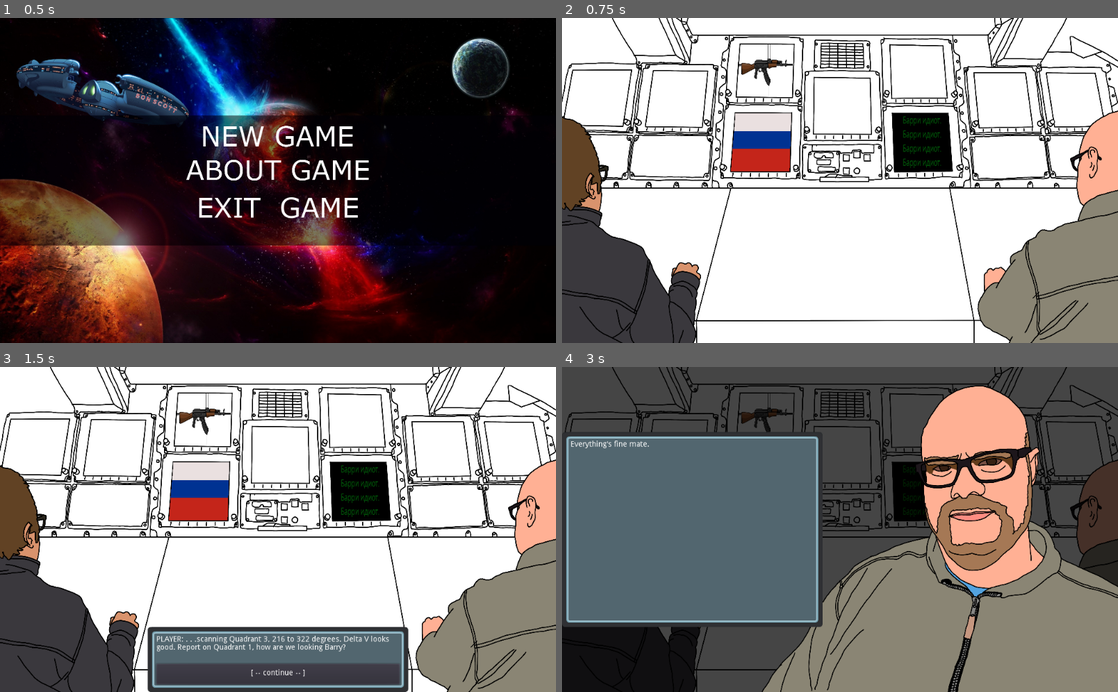
Above: before the commit, frames 1-4 (two rows, left to right).
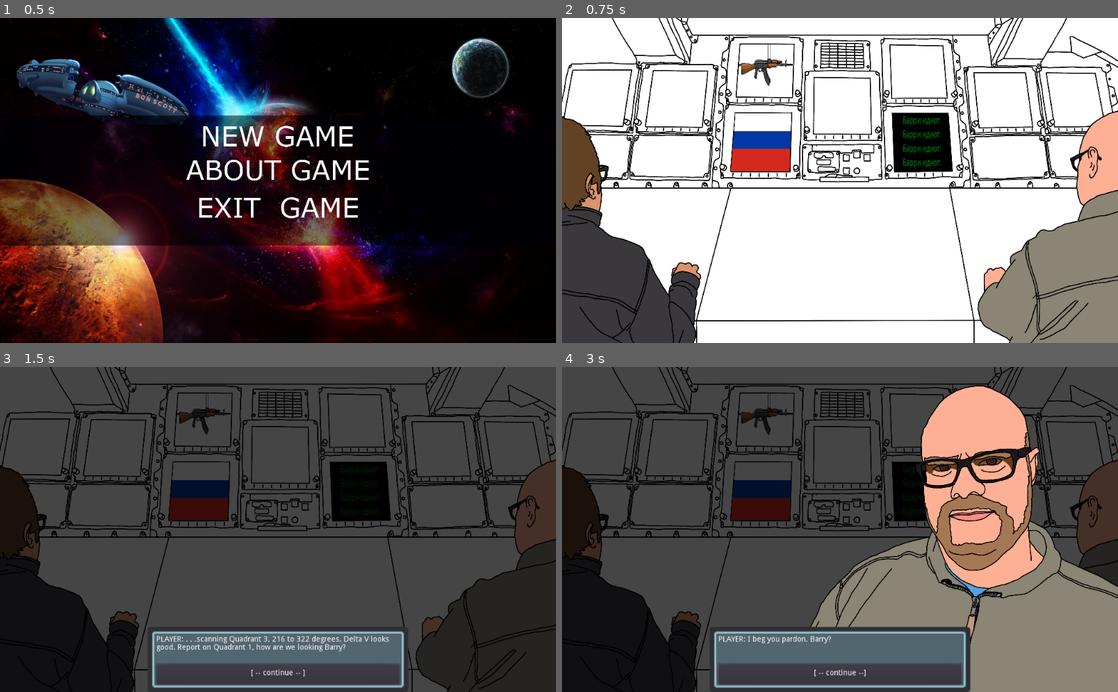
Above: after the commit, the same moments.

Repository: s3775599/BITS-clone
Game: Godot game, scene res://Scenes/Title.tscn
Two runs of this game, one before a commit and one after it. Both use one fixed random seed, a clock stepped at 60 frames per second and the inputs below.
Inputs (mouse positions are in pixels of both pictures, inside the frame that each line leads up to):
- Up to frame 1 (0.5 s): no input
- Up to frame 2 (0.75 s): tap Enter at 0.5 s; move the mouse to (840, 138) at 0.52 s; hold Right (ui_right) from 0.53 s (still down); click (840, 138) at 0.67 s
- Up to frame 3 (1.5 s): tap Space at 1.25 s; move the mouse to (278, 529) at 1.27 s; release Right (ui_right) at 1.28 s; hold Down (ui_down) from 1.28 s (still down); click (278, 529) at 1.42 s
- Up to frame 4 (3 s): release Down (ui_down) at 2 s; click "[ -- continue -- ]" at 2 s; click "[ -- continue -- ]" at 2.75 s

Frame 1 is identical in both runs. In frame 2, 0.8% of the frame differs, in the area x 31-68%, y 13-47%; in frame 3, 85%, in the area x 0-100%, y 0-100%; in frame 4, 35%.
Error before the commit: Invalid get index '0' (on base: 'Nil'). (res://DialoguePopup.gd:13)

Commit message:
Intro dialogue system working

Diff:
--- a/NightwatchDialogueSystem/IntroDialogue.gd
+++ b/NightwatchDialogueSystem/IntroDialogue.gd
@@ -1,30 +1,70 @@
 extends Node
-
-var barry_close = false
-var john_close = false
-
-
-func _process(delta):
-	if john_close or barry_close:
-		$BackgroundArea/BackgroundSprite.set_modulate(Color('464646'))
-		$BackgroundArea/BarryConsole/BarryConsoleSprite.set_modulate(Color('464646'))
-		$BackgroundArea/JohnConsole/JohnConsoleSprite.set_modulate(Color('464646'))
-
+onready var main_script = get_node("/root/Main")
+onready var player_popup = get_node("/root/Main/CanvasLayer/PlayerPopup")
+onready var barry_popup = get_node("/root/Main/CanvasLayer/BarryPopup")
+onready var john_popup = get_node("/root/Main/CanvasLayer/JohnPopup")
+onready var barry_anim = get_node("/root/Main/BackgroundArea/BarryClose/AnimationPlayer")
+onready var john_anim = get_node("/root/Main/BackgroundArea/JohnClose/AnimationPlayer")
 
 func intro_dialogues(id):
 	match id:
-		"1":
-			return [["PLAYER: . . .scanning Quadrant 3, 216 to 322 degrees. Delta V looks good. Report on Quadrant 1, how are we looking Barry?", "[ -- continue -- ]"], ["0", "2"]]
-		"2":
-			return [["Everything's fine mate.", "[ -- continue -- ]"], ["0", "3"]]
+		"i1":
+			return [["PLAYER: . . .scanning Quadrant 3, 216 to 322 degrees. Delta V looks good. Report on Quadrant 1, how are we looking Barry?", "[ -- continue -- ]"], ["0", "i2"]]
+		"i2":
+			return [["Everything's fine mate.", "[ -- continue -- ]"], ["0", "i3"]]
+		"i3":
+			return [["PLAYER: I beg you pardon, Barry?", "[ -- continue --]"], ["0", "i4"]]
+		"i4":
+			return [["All good.", "[ -- continue --]"], ["0", "i5"]]
+		"i5":
+			return [["PLAYER: Barry, I know we've been out here a long time but that doesn't give you license to drop protocol whenever you feel like it. Got it?", "[ -- continue -- ]"], ["0", "i6"]]
+		"i6":
+			return [["{sigh} Yes [i]SIR[/i] Lieutenant [i]SIR[/i] sorry [i]SIR[/i].", "[ -- continue -- ]"], ["0", "i7"]]
+		"i7":
+			return [["Systems report, John?", "[ -- continue -- ]"], ["0", "i8"]]
+		"i8":
+			return [["It's fine, it's whatever.", "[ -- continue -- ]"], ["0", "i9"]]
+
+func intro_sequence(button_id):
+	intro_dialogues(button_id)
+	match button_id:
+		"i2":
+			barry_anim.play('BarryCloseSlideIn')
+			player_to_barry(button_id)
+		"i3":
+			barry_to_player(button_id)
+		"i4":
+			player_to_barry(button_id)
+		"i5":
+			barry_to_player(button_id)
+		"i6":
+			player_to_barry(button_id)
+		"i7":
+			barry_anim.play('BarryCloseSlideOut')
+			barry_to_player(button_id)
+		"i8":
+			john_anim.play('JohnCloseSlideIn')
+			player_to_john(button_id)
 
 
-func intro_sequence(button_id):
-	match button_id:
-			"2":
-				$CanvasLayer/PlayerPopup.hide()
-				$BackgroundArea/BarryClose/AnimationPlayer.play('BarryCloseSlideIn')
-				barry_close = true
-#				can_click = false
-				$CanvasLayer/BarryPopup.show()
-				intro_dialogues(button_id)
+func player_to_barry(button_id):
+	player_popup.hide()
+	barry_popup.show()
+	barry_popup.set_text(intro_dialogues(button_id))
+
+
+func player_to_john(button_id):
+	player_popup.hide()
+	john_popup.show()
+	john_popup.set_text(intro_dialogues(button_id))
+
+
+func barry_to_player(button_id):
+	barry_popup.hide()
+	player_popup.show()
+	player_popup.set_text(intro_dialogues(button_id))
+
+func john_to_player(button_id):
+	john_popup.hide()
+	player_popup.show()
+	player_popup.set_text(intro_dialogues(button_id))
--- a/NightwatchDialogueSystem/Scenes/Main.gd
+++ b/NightwatchDialogueSystem/Scenes/Main.gd
@@ -3,13 +3,16 @@
 var can_click = true
 var john_close = false
 var barry_close = false
+var player_close = false
 onready var intro_dialogue = get_node("IntroDialogue")
 onready var john_dialogue = get_node("JohnDialogue")
 onready var barry_dialogue = get_node("BarryDialogue")
 
 func _process(delta):
-	if john_close or barry_close:
+	if john_close or barry_close or player_close:
 		darken_background()
+	else:
+		normalise_background()
 
 
 func _input(event):
@@ -19,7 +22,7 @@
 		$BackgroundArea/BarryConsole/AnimationPlayer.play('BarryConsoleFastIn')
 	if Input.is_action_just_pressed("ui_down"):
 		intro()
-	if john_close or barry_close:
+	if john_close or barry_close or player_close:
 		can_click = false
 
 
@@ -50,18 +53,15 @@
 func _on_JohnConsole_input_event(viewport, event, shape_idx):
 	if Input.is_mouse_button_pressed(BUTTON_LEFT) and can_click == true:
 		if barry_close:
-			$BackgroundArea/BarryClose/AnimationPlayer.play('BarryCloseSlideOut')
-			barry_close = false
+			hide_barry()
 		show_john()
 		$CanvasLayer/JohnPopup.set_text(john_dialogue.john_dialogues("1"))
-
 
 
 func _on_BarryConsole_input_event(viewport, event, shape_idx):
 	if Input.is_mouse_button_pressed(BUTTON_LEFT) and can_click == true:
 		if john_close:
-			$BackgroundArea/JohnClose/AnimationPlayer.play('BarryCloseSlideOut')
-			barry_close = false
+			hide_john()
 		show_barry()
 		$CanvasLayer/BarryPopup.set_text(barry_dialogue.barry_dialogues("1"))
 
@@ -69,43 +69,43 @@
 func _on_BarryPopup_button_id(button_id):
 	print("button_id = ", button_id)
 	if button_id == "end":
-		barry_close = false
-		$CanvasLayer/BarryPopup.hide()
-		normalise_background()
-		can_click = true
-		$BackgroundArea/BarryClose/AnimationPlayer.play('BarryCloseSlideOut')
+		hide_barry()
+	elif button_id[0] == "i":
+		intro_dialogue.intro_sequence(button_id)
 	else:
 		var next_dialogue = barry_dialogue.barry_dialogues(button_id)
-		print("next_dialogue = ", next_dialogue)
 		$CanvasLayer/BarryPopup.set_text(next_dialogue)
 
 
 func _on_JohnPopup_button_id(button_id):
 	print("button_id = ", button_id)
 	if button_id == "end":
-		john_close = false
-		$CanvasLayer/JohnPopup.hide()
-		normalise_background()
-		can_click = true
-		$BackgroundArea/JohnClose/AnimationPlayer.play('JohnCloseSlideOut')
+		hide_john()
 	else:
 		var next_dialogue = john_dialogue.john_dialogues(button_id)
-		print("next_dialogue = ", next_dialogue)
 		$CanvasLayer/JohnPopup.set_text(next_dialogue)
 
 
 func _on_PlayerPopup_button_id(button_id):
-	print("button_id = ", button_id)
 	if button_id == "end":
-		$CanvasLayer/PlayerPopup.hide()
-		normalise_background()
+		hide_player()
 	else:
-		intro_dialogue.intro_dialogues(button_id)
-		match button_id:
-			"2":
-				$CanvasLayer/PlayerPopup.hide()
-				show_barry()
-				$CanvasLayer/BarryPopup.set_text(intro_dialogue.intro_dialogues(button_id))
+		intro_dialogue.intro_sequence(button_id)
+#		intro_dialogue.intro_dialogues(button_id)
+#		match button_id:
+#			"i2":
+#				$CanvasLayer/PlayerPopup.hide()
+#				show_barry()
+#				$CanvasLayer/BarryPopup.set_text(intro_dialogue.intro_dialogues(button_id))
+
+
+#func intro_sequence(button_id):
+#	intro_dialogue.intro_dialogues(button_id)
+#	match button_id:
+#		"i2":
+#			$CanvasLayer/PlayerPopup.hide()
+#			show_barry()
+#			$CanvasLayer/BarryPopup.set_text(intro_dialogue.intro_dialogues(button_id))
 
 
 func darken_background():
@@ -140,6 +140,32 @@
 	$CanvasLayer/JohnPopup.show()
 
 
+func show_player():
+	player_close = true
+	can_click = false
+	$CanvasLayer/PlayerPopup.show()
+
+
+func hide_barry():
+	$CanvasLayer/BarryPopup.hide()
+	$BackgroundArea/BarryClose/AnimationPlayer.play('BarryCloseSlideOut')
+	barry_close = false
+	can_click = true
+
+
+func hide_john():
+	$CanvasLayer/JohnPopup.hide()
+	$BackgroundArea/JohnClose/AnimationPlayer.play('JohnCloseSlideOut')
+	john_close = false
+	can_click = true
+
+
+func hide_player():
+	$CanvasLayer/PlayerPopup.hide()
+	player_close = false
+	can_click = true
+
+
 func intro():
-	$CanvasLayer/PlayerPopup.show()
-	$CanvasLayer/PlayerPopup.set_text(intro_dialogue.intro_dialogues("1"))
+	show_player()
+	$CanvasLayer/PlayerPopup.set_text(intro_dialogue.intro_dialogues("i1"))
--- a/NightwatchDialogueSystem/Scenes/Main.tscn
+++ b/NightwatchDialogueSystem/Scenes/Main.tscn
@@ -129,6 +129,7 @@
 shape = SubResource( 1 )
 
 [node name="Images" type="Node2D" parent="BackgroundArea"]
+editor/display_folded = true
 
 [node name="RussianText" type="Polygon2D" parent="BackgroundArea/Images"]
 modulate = Color( 0.662745, 0.662745, 0.662745, 1 )
@@ -154,6 +155,7 @@
 polygon = PoolVector2Array( -0.840729, -0.550095, -9.47708, 106.74, 98.9754, 106.906, 101.633, -0.0518494 )
 
 [node name="Console" type="Node2D" parent="BackgroundArea"]
+editor/display_folded = true
 position = Vector2( 315, 317 )
 
 [node name="Button1" type="Area2D" parent="BackgroundArea/Console"]
@@ -230,6 +232,7 @@
 anchor_bottom = 1.0
 
 [node name="CanvasLayer" type="CanvasLayer" parent="."]
+editor/display_folded = true
 
 [node name="JohnPopup" parent="CanvasLayer" instance=ExtResource( 10 )]
 
